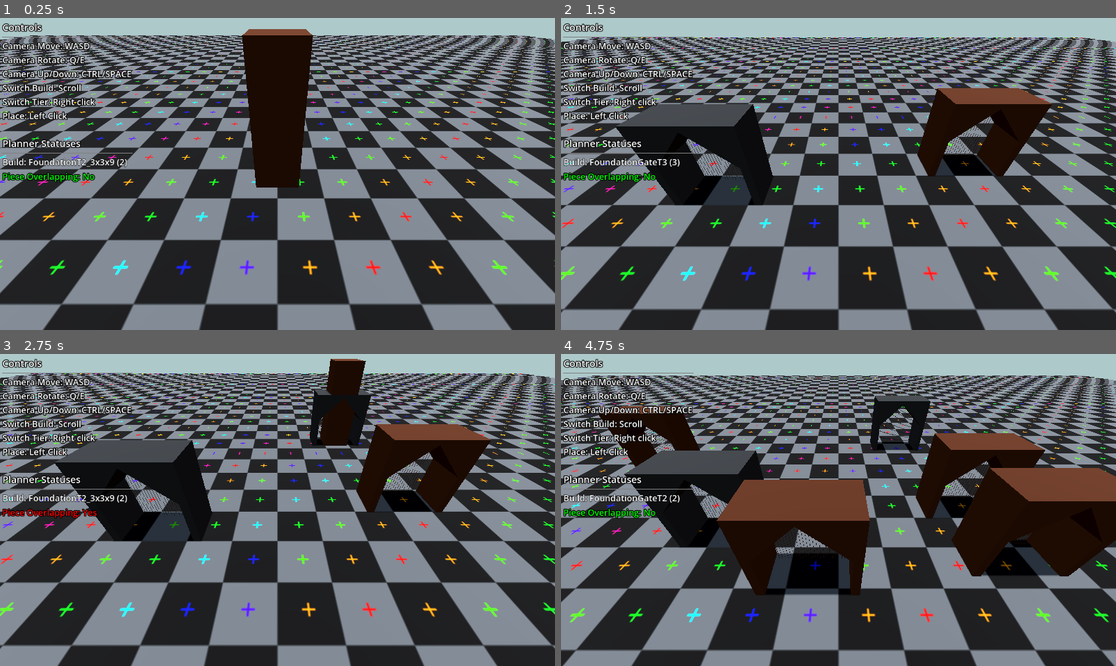
Above: before the commit, frames 1-4 (two rows, left to right).
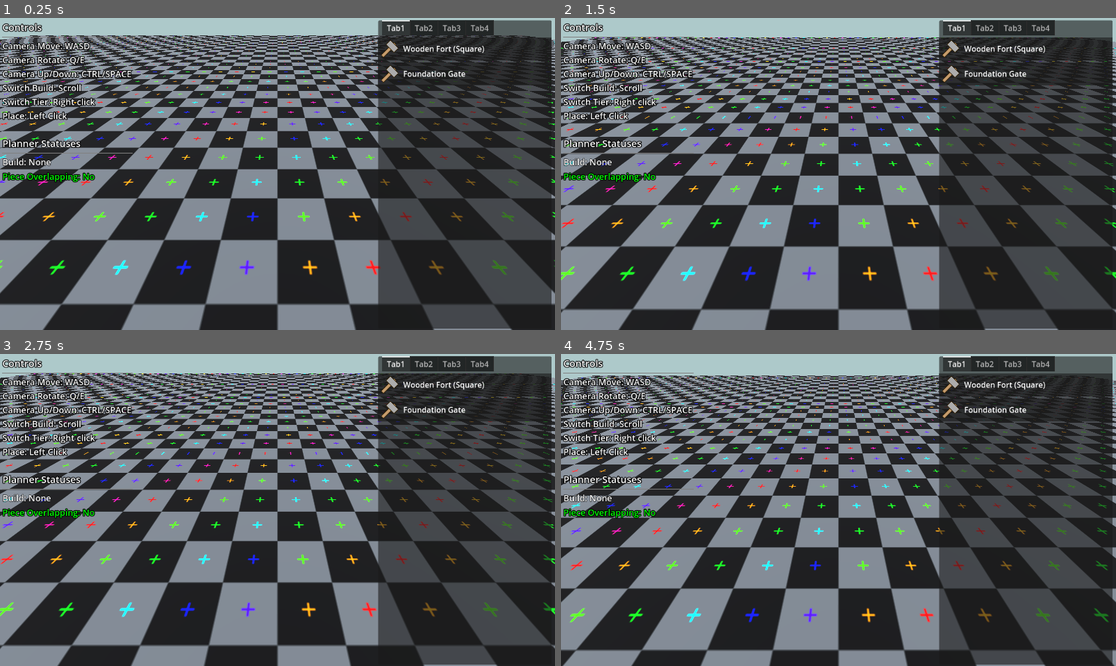
Above: after the commit, the same moments.

Repository: cooltrain7/building-planner
Game: Godot game, scene res://editor/editor.tscn
Two runs of this game, one before a commit and one after it. Both use one fixed random seed, a clock stepped at 60 frames per second and the inputs below.
Inputs (mouse positions are in pixels of both pictures, inside the frame that each line leads up to):
- Up to frame 1 (0.25 s): no input
- Up to frame 2 (1.5 s): tap Enter at 0.5 s; move the mouse to (960, 158) at 0.52 s; hold Right mouse button (build_next_tier) 0.53-1.28 s; tap B (build_next) at 0.6 s; click (960, 158) at 0.67 s; tap Space (camera_up) at 1.25 s; move the mouse to (727, 189) at 1.27 s; right-click (727, 189) at 1.35 s
- Up to frame 3 (2.75 s): click (166, 525) at 1.55 s; tap Enter at 2 s; move the mouse to (333, 441) at 2.02 s; press the mouse at (333, 441) at 2.03 s; tap B (build_next) at 2.3 s
- Up to frame 4 (4.75 s): tap Space (camera_up) at 2.75 s; move the mouse to (810, 572) at 2.77 s; release the mouse at (810, 572) at 2.78 s; tap B (build_next) at 2.85, 4.55 s; click (810, 572) at 2.92 s; right-click (810, 572) at 3.05 s; tap Enter at 3.5 s; move the mouse to (1005, 556) at 3.52 s; hold Right mouse button (build_next_tier) 3.53-4.28 s; click (1005, 556) at 3.8 s; tap Escape (build_cancel) at 4.15 s; move the mouse to (672, 463) at 4.27 s; click (672, 463) at 4.35 s

The runs differ from the first frame. In frame 1, 23% of the frame differs, in the area x 5-100%, y 0-100%; in frame 2, 24%; in frame 3, 27%; in frame 4, 37%.

Commit message:
Implement event bus and start of build selection via menu

Diff:
--- /dev/null
+++ b/editor/UI/info_panel.tscn
@@ -0,0 +1,89 @@
+[gd_scene load_steps=7 format=3 uid="uid://c2q0qibado50l"]
+
+[ext_resource type="Script" path="res://editor/script/UI/ui_info_panel.gd" id="1_axk3o"]
+
+[sub_resource type="LabelSettings" id="LabelSettings_dj4x4"]
+font_size = 20
+outline_size = 6
+outline_color = Color(0, 0, 0, 1)
+
+[sub_resource type="LabelSettings" id="LabelSettings_orjhg"]
+font_size = 18
+outline_size = 6
+outline_color = Color(0, 0, 0, 1)
+
+[sub_resource type="LabelSettings" id="LabelSettings_pd8a7"]
+font_size = 20
+outline_size = 6
+outline_color = Color(0, 0, 0, 1)
+shadow_size = 5
+
+[sub_resource type="LabelSettings" id="LabelSettings_5dijy"]
+font_size = 18
+outline_size = 3
+outline_color = Color(0, 0, 0, 1)
+
+[sub_resource type="LabelSettings" id="LabelSettings_sox1h"]
+font_size = 18
+outline_size = 6
+outline_color = Color(0, 0, 0, 1)
+shadow_size = 5
+
+[node name="Info Panel" type="MarginContainer" node_paths=PackedStringArray("build_status", "overlapping_status")]
+offset_right = 40.0
+offset_bottom = 40.0
+theme_override_constants/margin_left = 5
+theme_override_constants/margin_top = 5
+script = ExtResource("1_axk3o")
+build_status = NodePath("VBoxContainer/Statuses Panel/Build Status")
+overlapping_status = NodePath("VBoxContainer/Statuses Panel/Overlapping Status")
+
+[node name="VBoxContainer" type="VBoxContainer" parent="."]
+layout_mode = 2
+theme_override_constants/separation = 30
+
+[node name="Controls Panel" type="VBoxContainer" parent="VBoxContainer"]
+layout_mode = 2
+
+[node name="Controls Title" type="Label" parent="VBoxContainer/Controls Panel"]
+layout_mode = 2
+text = "Controls"
+label_settings = SubResource("LabelSettings_dj4x4")
+vertical_alignment = 1
+
+[node name="HSeparator" type="HSeparator" parent="VBoxContainer/Controls Panel"]
+layout_mode = 2
+
+[node name="Controls Text" type="Label" parent="VBoxContainer/Controls Panel"]
+layout_mode = 2
+text = "Camera Move: WASD
+Camera Rotate: Q/E
+Camera Up/Down: CTRL/SPACE
+Switch Build: Scroll
+Switch Tier: Right click
+Place: Left Click"
+label_settings = SubResource("LabelSettings_orjhg")
+vertical_alignment = 1
+
+[node name="Statuses Panel" type="VBoxContainer" parent="VBoxContainer"]
+layout_mode = 2
+
+[node name="Statuses Title" type="Label" parent="VBoxContainer/Statuses Panel"]
+layout_mode = 2
+text = "Planner Statuses"
+label_settings = SubResource("LabelSettings_pd8a7")
+vertical_alignment = 1
+
+[node name="HSeparator" type="HSeparator" parent="VBoxContainer/Statuses Panel"]
+layout_mode = 2
+
+[node name="Build Status" type="Label" parent="VBoxContainer/Statuses Panel"]
+layout_mode = 2
+text = "Build: None"
+label_settings = SubResource("LabelSettings_5dijy")
+
+[node name="Overlapping Status" type="Label" parent="VBoxContainer/Statuses Panel"]
+layout_mode = 2
+text = "Piece Overlapping: Unknown"
+label_settings = SubResource("LabelSettings_sox1h")
+vertical_alignment = 1
--- /dev/null
+++ b/editor/UI/struct_panel.tscn
@@ -0,0 +1,86 @@
+[gd_scene load_steps=4 format=3 uid="uid://b2whh3vn8jgi6"]
+
+[ext_resource type="Script" path="res://editor/script/UI/ui_struct_panel.gd" id="1_eh02q"]
+[ext_resource type="PackedScene" uid="uid://ougs3op61if0" path="res://editor/UI/struct_panel_item.tscn" id="2_2uxrx"]
+[ext_resource type="Texture2D" uid="uid://teuh1iegrm1v" path="res://editor/UI/icons/IconHammer.png" id="3_bve4o"]
+
+[node name="Structures Panel" type="MarginContainer" node_paths=PackedStringArray("build_list_parent")]
+anchors_preset = 11
+anchor_left = 1.0
+anchor_right = 1.0
+anchor_bottom = 1.0
+offset_left = -367.0
+offset_right = -2.0
+offset_bottom = 2.0
+grow_horizontal = 0
+grow_vertical = 2
+size_flags_vertical = 3
+mouse_filter = 0
+mouse_force_pass_scroll_events = false
+theme_override_constants/margin_top = 5
+theme_override_constants/margin_right = 5
+theme_override_constants/margin_bottom = 5
+script = ExtResource("1_eh02q")
+build_item_scene = ExtResource("2_2uxrx")
+build_list_parent = NodePath("VBoxContainer/ScrollContainer/BuildItemsList")
+
+[node name="Background" type="Panel" parent="."]
+layout_mode = 2
+
+[node name="VBoxContainer" type="VBoxContainer" parent="."]
+layout_mode = 2
+
+[node name="TabContainer" type="TabContainer" parent="VBoxContainer"]
+layout_mode = 2
+tab_focus_mode = 0
+
+[node name="Tab1" type="Control" parent="VBoxContainer/TabContainer"]
+layout_mode = 2
+
+[node name="Tab2" type="Control" parent="VBoxContainer/TabContainer"]
+visible = false
+layout_mode = 2
+
+[node name="Tab3" type="Control" parent="VBoxContainer/TabContainer"]
+visible = false
+layout_mode = 2
+
+[node name="Tab4" type="Control" parent="VBoxContainer/TabContainer"]
+visible = false
+layout_mode = 2
+
+[node name="ScrollContainer" type="ScrollContainer" parent="VBoxContainer"]
+layout_mode = 2
+size_flags_vertical = 3
+horizontal_scroll_mode = 0
+
+[node name="BuildItemsList" type="VBoxContainer" parent="VBoxContainer/ScrollContainer"]
+layout_mode = 2
+size_flags_horizontal = 3
+size_flags_vertical = 3
+
+[node name="BuildItem" parent="VBoxContainer/ScrollContainer/BuildItemsList" instance=ExtResource("2_2uxrx")]
+visible = false
+layout_mode = 2
+
+[node name="BuildItem2" type="PanelContainer" parent="VBoxContainer/ScrollContainer/BuildItemsList"]
+visible = false
+layout_mode = 2
+
+[node name="HBoxContainer" type="HBoxContainer" parent="VBoxContainer/ScrollContainer/BuildItemsList/BuildItem2"]
+layout_mode = 2
+
+[node name="TextureRect" type="TextureRect" parent="VBoxContainer/ScrollContainer/BuildItemsList/BuildItem2/HBoxContainer"]
+custom_minimum_size = Vector2(48, 48)
+layout_mode = 2
+texture = ExtResource("3_bve4o")
+expand_mode = 3
+
+[node name="Label" type="Label" parent="VBoxContainer/ScrollContainer/BuildItemsList/BuildItem2/HBoxContainer"]
+custom_minimum_size = Vector2(200, 48)
+layout_mode = 2
+size_flags_horizontal = 3
+size_flags_vertical = 1
+text = "House Module Corner L (with window)"
+vertical_alignment = 1
+autowrap_mode = 1
--- /dev/null
+++ b/editor/UI/struct_panel_item.tscn
@@ -0,0 +1,32 @@
+[gd_scene load_steps=3 format=3 uid="uid://ougs3op61if0"]
+
+[ext_resource type="Script" path="res://editor/script/UI/ui_struct_panel_item.gd" id="1_0mwc1"]
+[ext_resource type="Texture2D" uid="uid://teuh1iegrm1v" path="res://editor/UI/icons/IconHammer.png" id="2_np1o3"]
+
+[node name="BuildItem" type="PanelContainer" node_paths=PackedStringArray("struct_icon", "struct_name")]
+size_flags_horizontal = 3
+script = ExtResource("1_0mwc1")
+struct_icon = NodePath("HBoxContainer/Icon")
+struct_name = NodePath("HBoxContainer/Name")
+
+[node name="HBoxContainer" type="HBoxContainer" parent="."]
+layout_mode = 2
+
+[node name="Icon" type="TextureRect" parent="HBoxContainer"]
+custom_minimum_size = Vector2(48, 48)
+layout_mode = 2
+texture = ExtResource("2_np1o3")
+expand_mode = 3
+
+[node name="Name" type="Label" parent="HBoxContainer"]
+custom_minimum_size = Vector2(200, 48)
+layout_mode = 2
+size_flags_horizontal = 3
+size_flags_vertical = 1
+text = "Unset"
+vertical_alignment = 1
+autowrap_mode = 1
+
+[connection signal="gui_input" from="." to="." method="_on_gui_input"]
+[connection signal="mouse_entered" from="." to="." method="_on_mouse_entered"]
+[connection signal="mouse_exited" from="." to="." method="_on_mouse_exited"]
--- a/editor/editor.tscn
+++ b/editor/editor.tscn
@@ -1,8 +1,10 @@
-[gd_scene load_steps=19 format=3 uid="uid://c3lk8mtwxyj5l"]
+[gd_scene load_steps=16 format=3 uid="uid://c3lk8mtwxyj5l"]
 
 [ext_resource type="Script" path="res://editor/script/cursor.gd" id="1_8uddu"]
 [ext_resource type="Script" path="res://editor/script/camera_controller.gd" id="1_hw85h"]
 [ext_resource type="Script" path="res://editor/script/placer.gd" id="4_y7a0h"]
+[ext_resource type="PackedScene" uid="uid://c2q0qibado50l" path="res://editor/UI/info_panel.tscn" id="5_3bt3q"]
+[ext_resource type="PackedScene" uid="uid://b2whh3vn8jgi6" path="res://editor/UI/struct_panel.tscn" id="6_514j1"]
 [ext_resource type="Texture2D" uid="uid://ck1sofmxu5rna" path="res://editor/textures/uv_grid.png" id="6_skn7o"]
 [ext_resource type="Script" path="res://editor/script/data_controller.gd" id="7_fpsoh"]
 [ext_resource type="Resource" uid="uid://b5wrhmitce5j6" path="res://editor/buildables/resources/FortSquare3x3.tres" id="8_vmu0q"]
@@ -29,34 +31,13 @@
 ambient_light_source = 3
 tonemap_mode = 2
 
-[sub_resource type="LabelSettings" id="LabelSettings_dj4x4"]
-font_size = 20
-outline_size = 6
-outline_color = Color(0, 0, 0, 1)
+[node name="Editor" type="Node3D"]
 
-[sub_resource type="LabelSettings" id="LabelSettings_orjhg"]
-font_size = 18
-outline_size = 6
-outline_color = Color(0, 0, 0, 1)
+[node name="CanvasLayer" type="CanvasLayer" parent="."]
 
-[sub_resource type="LabelSettings" id="LabelSettings_pd8a7"]
-font_size = 20
-outline_size = 6
-outline_color = Color(0, 0, 0, 1)
-shadow_size = 5
+[node name="Info Panel" parent="CanvasLayer" instance=ExtResource("5_3bt3q")]
 
-[sub_resource type="LabelSettings" id="LabelSettings_5dijy"]
-font_size = 18
-outline_size = 3
-outline_color = Color(0, 0, 0, 1)
-
-[sub_resource type="LabelSettings" id="LabelSettings_sox1h"]
-font_size = 18
-outline_size = 6
-outline_color = Color(0, 0, 0, 1)
-shadow_size = 5
-
-[node name="Editor" type="Node3D"]
+[node name="Structure Panel" parent="CanvasLayer" instance=ExtResource("6_514j1")]
 
 [node name="DataController" type="Node" parent="."]
 script = ExtResource("7_fpsoh")
@@ -69,7 +50,6 @@
 transform = Transform3D(1, 0, 0, 0, 0.766044, 0.642788, 0, -0.642788, 0.766044, 0, 10, 0)
 size = 17.19
 script = ExtResource("4_y7a0h")
-ray_length = null
 cursor = NodePath("../../Cursor")
 
 [node name="DirectionalLight3D" type="DirectionalLight3D" parent="."]
@@ -77,12 +57,9 @@
 light_energy = 0.8
 shadow_enabled = true
 
-[node name="Cursor" type="Node3D" parent="." node_paths=PackedStringArray("data_control", "overlap_label", "build_label")]
+[node name="Cursor" type="Node3D" parent="."]
 transform = Transform3D(1, 0, 0, 0, 1, 0, 0, 0, 1, 8.13381, 24.279, 2.30481)
 script = ExtResource("1_8uddu")
-data_control = NodePath("../DataController")
-overlap_label = NodePath("../CanvasLayer/Info Panel/VBoxContainer/Statuses Panel/Overlapping Status")
-build_label = NodePath("../CanvasLayer/Info Panel/VBoxContainer/Statuses Panel/Build Status")
 metadata/_edit_group_ = true
 
 [node name="CSGBox3D" type="CSGBox3D" parent="."]
@@ -101,61 +78,3 @@
 
 [node name="WorldEnvironment" type="WorldEnvironment" parent="."]
 environment = SubResource("Environment_4yrho")
-
-[node name="CanvasLayer" type="CanvasLayer" parent="."]
-
-[node name="Info Panel" type="MarginContainer" parent="CanvasLayer"]
-offset_right = 40.0
-offset_bottom = 40.0
-theme_override_constants/margin_left = 5
-theme_override_constants/margin_top = 5
-
-[node name="VBoxContainer" type="VBoxContainer" parent="CanvasLayer/Info Panel"]
-layout_mode = 2
-theme_override_constants/separation = 30
-
-[node name="Controls Panel" type="VBoxContainer" parent="CanvasLayer/Info Panel/VBoxContainer"]
-layout_mode = 2
-
-[node name="Controls Title" type="Label" parent="CanvasLayer/Info Panel/VBoxContainer/Controls Panel"]
-layout_mode = 2
-text = "Controls"
-label_settings = SubResource("LabelSettings_dj4x4")
-vertical_alignment = 1
-
-[node name="HSeparator" type="HSeparator" parent="CanvasLayer/Info Panel/VBoxContainer/Controls Panel"]
-layout_mode = 2
-
-[node name="Controls Text" type="Label" parent="CanvasLayer/Info Panel/VBoxContainer/Controls Panel"]
-layout_mode = 2
-text = "Camera Move: WASD
-Camera Rotate: Q/E
-Camera Up/Down: CTRL/SPACE
-Switch Build: Scroll
-Switch Tier: Right click
-Place: Left Click"
-label_settings = SubResource("LabelSettings_orjhg")
-vertical_alignment = 1
-
-[node name="Statuses Panel" type="VBoxContainer" parent="CanvasLayer/Info Panel/VBoxContainer"]
-layout_mode = 2
-
-[node name="Statuses Title" type="Label" parent="CanvasLayer/Info Panel/VBoxContainer/Statuses Panel"]
-layout_mode = 2
-text = "Planner Statuses"
-label_settings = SubResource("LabelSettings_pd8a7")
-vertical_alignment = 1
-
-[node name="HSeparator" type="HSeparator" parent="CanvasLayer/Info Panel/VBoxContainer/Statuses Panel"]
-layout_mode = 2
-
-[node name="Build Status" type="Label" parent="CanvasLayer/Info Panel/VBoxContainer/Statuses Panel"]
-layout_mode = 2
-text = "Build: None"
-label_settings = SubResource("LabelSettings_5dijy")
-
-[node name="Overlapping Status" type="Label" parent="CanvasLayer/Info Panel/VBoxContainer/Statuses Panel"]
-layout_mode = 2
-text = "Piece Overlapping: Yes"
-label_settings = SubResource("LabelSettings_sox1h")
-vertical_alignment = 1
--- /dev/null
+++ b/editor/script/UI/ui_info_panel.gd
@@ -0,0 +1,29 @@
+extends MarginContainer
+
+@export var build_status: Label
+@export var overlapping_status: Label
+
+func _ready() -> void:
+	assert(build_status != null, "Build status unset")
+	assert(overlapping_status != null, "Overlapping unset")
+
+	EventBus.connect("on_build_overlap_change", _update_overlap_text)
+	EventBus.connect("on_build_change", _update_build_text)
+
+## Update our preview overlap text
+func _update_overlap_text(overlap: bool):
+	if overlap:
+		overlapping_status.text = "Piece Overlapping: Yes"
+		overlapping_status.label_settings.font_color = Color.RED
+	else:
+		overlapping_status.text = "Piece Overlapping: No"
+		overlapping_status.label_settings.font_color = Color.GREEN
+
+## Update our current build text
+func _update_build_text(build: Buildable, _ui_element: Control):
+	if build != null:
+		var build_tier = build.base_tier()
+		if build_tier != null:
+			build_status.text = "Build: {cName} ({tier})".format({"cName": build_tier.code_name, "tier": build_tier.tier})
+			return
+	build_status.text = "Build: None"
--- /dev/null
+++ b/editor/script/UI/ui_struct_panel.gd
@@ -0,0 +1,77 @@
+extends MarginContainer
+
+@export var build_item_scene: PackedScene
+@export var build_list_parent: VBoxContainer
+
+var build_items: Array[BuildItem]
+var selected_ele: StructPanelItem
+
+func _ready() -> void:
+	assert(build_item_scene != null, "Build item unset")
+	assert(build_list_parent != null, "Build list parent unset")
+
+	EventBus.connect("on_build_data_ready",_on_build_data)
+	EventBus.connect("on_build_change", _on_build_change)
+
+func _unhandled_input(event: InputEvent) -> void:
+	if event.is_action_pressed("build_cancel"):
+		if selected_ele != null:
+			selected_ele.deselect()
+
+## Called when the data controller has completed its processing
+func _on_build_data(buildables: Array[Buildable]) -> void:
+	for build in buildables:
+		_add_build_item(build)
+
+## Called by a structure panel item being selected
+func _on_build_change(_build: Buildable, ui_element: Control) -> void:
+	if selected_ele != null && selected_ele != ui_element:
+		selected_ele.deselect()
+	selected_ele = ui_element
+
+## Add a new build item into our UI
+func _add_build_item(build: Buildable) -> void:
+	if build == null || build.base_tier() == null:
+		return
+	print("Adding item ", build.base_tier().disp_name)
+	var item = BuildItem.new()
+	var ele = _create_build_ui(build)
+	item.element = ele
+	item.build = build
+	build_list_parent.add_child(ele)
+	build_items.append(item)
+
+## Create our build item elements
+func _create_build_ui(build: Buildable) -> Control:
+	var ele = build_item_scene.instantiate() as StructPanelItem
+	ele.update_item(build)
+	return ele;
+
+## Create our build item elements
+func _create_build_ui_old(build: Buildable) -> Control:
+	var base_tier = build.base_tier()
+	var parent = PanelContainer.new()
+	var hbox = HBoxContainer.new()
+	var icon = TextureRect.new()
+	var lbl = Label.new()
+
+	hbox.add_child(icon)
+	hbox.add_child(lbl)
+	parent.add_child(hbox)
+
+	icon.texture = base_tier.icon
+	icon.expand_mode = TextureRect.EXPAND_FIT_WIDTH_PROPORTIONAL
+	icon.custom_minimum_size = Vector2(48, 48)
+
+	lbl.text = base_tier.disp_name
+	lbl.size_flags_horizontal = Control.SIZE_EXPAND_FILL
+	lbl.size_flags_vertical = Control.SIZE_FILL
+	lbl.vertical_alignment = VERTICAL_ALIGNMENT_CENTER
+	lbl.custom_minimum_size = Vector2(200, 48)
+	lbl.autowrap_mode = TextServer.AUTOWRAP_ARBITRARY
+	return parent
+
+## Container for build data and an ui element
+class BuildItem:
+	var build: Buildable
+	var element: Control
--- /dev/null
+++ b/editor/script/UI/ui_struct_panel_item.gd
@@ -0,0 +1,66 @@
+extends PanelContainer
+class_name StructPanelItem
+
+@export var struct_icon: TextureRect
+@export var struct_name: Label
+
+var _build: Buildable
+
+## Cache our item style
+var _style: StyleBoxFlat
+## Element selected
+var _selected: bool
+
+var col_default: Color = Color(0.1, 0.1, 0.1, 0.6)
+var col_hover: Color = Color(0.2, 0.2, 0.2, 0.8)
+var col_click: Color = Color(0.2, 0.2, 0.2, 1.0)
+
+func _ready() -> void:
+	assert(struct_icon != null, "Icon element unset")
+	assert(struct_name != null, "Name element unset")
+
+	# Set a unique style per button so we can change the bg on hover
+	var style = StyleBoxFlat.new()
+	style.bg_color = col_default
+	self.add_theme_stylebox_override("panel",style)
+	_style = style
+
+## Updates our panel item with data from a buildable
+func update_item(build: Buildable) -> void:
+	if build == null:
+		return
+	var base_tier = build.base_tier()
+	struct_name.text = base_tier.disp_name
+	if base_tier.icon != null:
+		struct_icon.texture = base_tier.icon
+	_build = build
+
+## Select this item and trigger a build change event
+func select() -> void:
+	if _selected:
+		deselect()
+		EventBus.emit_signal("on_build_change", null, self)
+	else:
+		_style.bg_color = col_click
+		_selected = true
+		EventBus.emit_signal("on_build_change", _build, self)
+
+## Deselect this item
+func deselect() -> void:
+	_style.bg_color = col_default
+	_selected = false
+
+## Handle our element click
+func _on_gui_input(event: InputEvent) -> void:
+	if event is InputEventMouse && event.is_pressed():
+		select()
+
+func _on_mouse_entered() -> void:
+	if _build == null || _selected:
+		return
+	_style.bg_color = col_hover
+
+func _on_mouse_exited() -> void:
+	if _build == null || _selected:
+		return
+	_style.bg_color = col_default
--- a/editor/script/buildables/buildable.gd
+++ b/editor/script/buildables/buildable.gd
@@ -3,8 +3,14 @@
 class_name Buildable
 @export var tiers : Array[BuildableTier]
 
+## Return the buildables base BuildableTier, else null
+func base_tier() -> BuildableTier:
+	if tiers.size() == 0:
+		return null
+	return tiers[0]
+
 ## Return the buildables base tier int
-func base_tier() -> int:
+func base_tier_num() -> int:
 	return tiers[0].tier
 
 ## Return a BuildableTier of a specific game tier
@@ -15,8 +21,15 @@
 	return null
 
 ## Return the next tier int or loop back to the start
-func next_tier(current_tier: int) -> int:
+func next_tier(current_tier: int) -> BuildableTier:
+	for i in range(tiers.size() - 1):
+		if (tiers[i].tier == current_tier):
+			return tiers[i + 1]
+	return base_tier()
+
+## Return the next tier int or loop back to the start
+func next_tier_num(current_tier: int) -> int:
 	for i in range(tiers.size() - 1):
 		if (tiers[i].tier == current_tier):
 			return tiers[i + 1].tier
-	return base_tier()
+	return base_tier_num()
--- a/editor/script/buildables/buildable_tier.gd
+++ b/editor/script/buildables/buildable_tier.gd
@@ -5,7 +5,9 @@
 @export var code_name: String
 ## Ingame name
 @export var disp_name: String
-## Game Tier
+## Game icon
+@export var icon: Texture2D
+## Game tier
 @export var tier: int
 ## Bitmask of build requirements
 @export_flags("Town", "Small Camp", "Large Camp", "Homestead","Workshop")
--- a/editor/script/cursor.gd
+++ b/editor/script/cursor.gd
@@ -2,14 +2,8 @@
 
 class_name BuildableCursor
 
-@export var data_control: DataController
-@export_category("UI Labels")
-@export var overlap_label: Label
-@export var build_label: Label
-
 var build: Buildable = null
 var tier: int = 0
-var build_pos: int = 0
 var preview_instance: Area3D = null :
 	get:
 		return preview_instance
@@ -41,49 +35,39 @@
 		return is_placable
 	set(new_status):
 		is_placable = new_status
-		if !is_placable:
-			overlap_label.text = "Piece Overlapping: Yes"
-			overlap_label.label_settings.font_color = Color.RED
-		else:
-			overlap_label.text = "Piece Overlapping: No"
-			overlap_label.label_settings.font_color = Color.GREEN
+		EventBus.emit_signal("on_build_overlap_change", !is_placable)
 
 func _ready():
-	assert(data_control != null)
+	is_placable = true
+	_update_preview()
+	EventBus.connect("on_build_change", _build_change)
 
-	is_placable = true
-	_setup_cursor()
-	_update_preview()
-
-## Create a new cursor object with its starting selection
-func _setup_cursor():
-	build = data_control.buildables[build_pos]
-	tier = build.base_tier()
-	build_pos = 0
-
-## Handle build input, place, next build, cancel
-func _process(_delta):
-	if Input.is_action_just_pressed("build_cancel"):
+func _unhandled_input(event: InputEvent) -> void:
+	if event.is_action_pressed("build_cancel"):
 		build = null
 		tier = 0
 		_update_preview()
-	if Input.is_action_just_pressed("build_place"):
+	if event.is_action_pressed("build_place"):
 		if is_placable && build != null:
 			place_buildable()
-	if Input.is_action_just_pressed("build_next_tier"):
+	if event.is_action_pressed("build_next_tier"):
 		if build == null:
 			return
-		tier = build.next_tier(tier)
+		tier = build.next_tier_num(tier)
 		print("Switched tiers: ",tier)
 		_update_preview()
-	if Input.is_action_just_pressed("build_next"):
-		if build == null:
-			_setup_cursor()
-		build_pos = data_control.next_buildable_pos(build_pos)
-		build = data_control.buildables[build_pos]
-		tier = build.base_tier()
+
+
+func _build_change(event_build: Buildable, _ui_element: Control) -> void:
+	build = event_build
+
+	if event_build != null:
+		tier = build.base_tier_num()
 		print("Switched build: ",build.get_tier(tier).code_name)
-		_update_preview()
+	else:
+		tier = 0
+
+	_update_preview()
 
 ## Create an instance of our current buildable at our position
 func place_buildable():
@@ -92,6 +76,7 @@
 		var instance = build_tier.mesh.instantiate()
 		(instance as Node3D).position = position
 		get_parent().add_child(instance)
+		EventBus.emit_signal("on_build_place", build, tier)
 
 ## Remove and recreate the current preview mesh instance
 func _update_preview() -> void:
@@ -102,13 +87,9 @@
 
 	if build != null:
 		var build_tier = build.get_tier(tier) as BuildableTier
-		build_label.text = "Build: {cName} ({tier})".format({"cName": build_tier.code_name, "tier": build_tier.tier})
 		preview_instance = build_tier.mesh.instantiate()
 		preview_instance.name = "preview_mesh"
 		add_child(preview_instance)
-
-	else:
-		build_label.text = "Build: None"
 
 # Called when another object begins overlapping our preview
 func _on_preview_overlap_enter(_area) -> void:
--- a/editor/script/data_controller.gd
+++ b/editor/script/data_controller.gd
@@ -3,6 +3,9 @@
 class_name DataController
 @export var buildables: Array[Buildable]
 
+func _ready() -> void:
+	EventBus.emit_signal("on_build_data_ready", buildables)
+
 ## Returns next pos in array or back to start
 func next_buildable_pos(pos: int) -> int:
 	return (pos + 1) % buildables.size()
--- /dev/null
+++ b/editor/script/event_bus.gd
@@ -0,0 +1,12 @@
+extends Node
+
+signal on_build_data_ready(buildables: Array[Buildable])
+
+## Building events
+signal on_build_place(build: Buildable, tier: int)
+signal on_build_remove(build: Buildable, tier: int)
+signal on_build_overlap_change(overlap: bool)
+
+## UI events
+## Fires when a buildable is changed via the UI
+signal on_build_change(build: Buildable, ui_element: StructPanelItem)
--- a/editor/script/placer.gd
+++ b/editor/script/placer.gd
@@ -9,8 +9,8 @@
 func _ready():
 	pass # Replace with function body.
 
-# Called every frame. 'delta' is the elapsed time since the previous frame.
-func _process(_delta):
+
+func _physics_process(_delta):
 	get_target_position()
 	cursor.position = target_position
 
--- a/project.godot
+++ b/project.godot
@@ -13,6 +13,10 @@
 config/name="Anvil Planner"
 run/main_scene="res://editor/editor.tscn"
 config/features=PackedStringArray("4.2", "GL Compatibility")
+
+[autoload]
+
+EventBus="*res://editor/script/event_bus.gd"
 
 [filesystem]
 
Binary file added: editor/UI/icons/IconHammer.png
Not shown, added: editor/UI/icons/IconHammer.png.import
